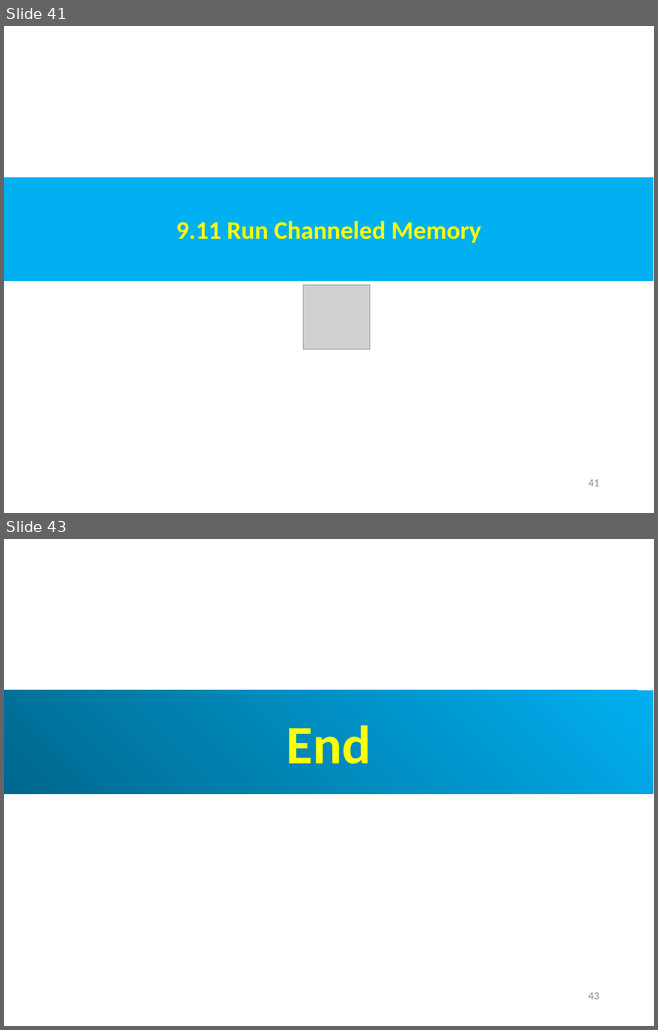
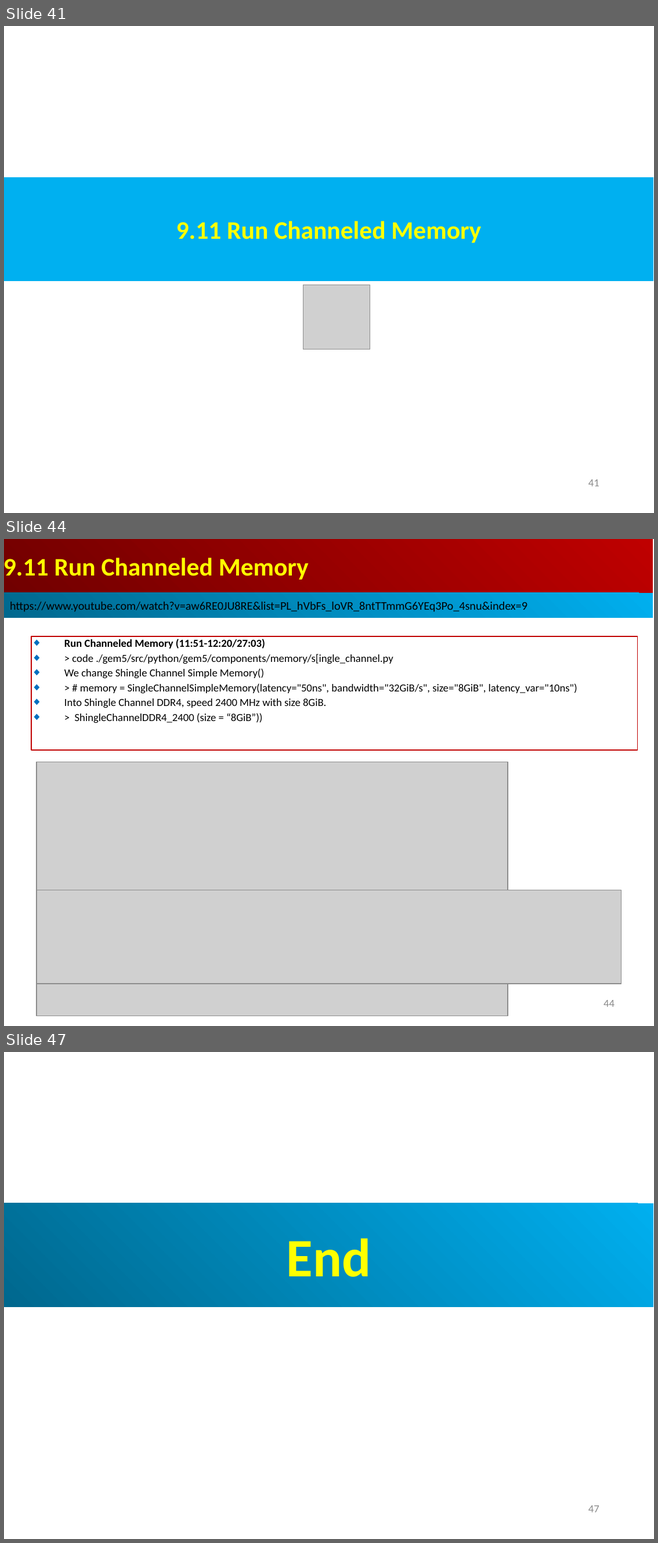
Before and after one commit to peterhchen/AIU_CS850_Gem5_McPAT, a slide deck: 050_Gem5/009.MemMod/000_Video/009.MemMod.ppt. Shown one above the other, each under a label of ours: slides 41 and 43 before the commit, slides 41, 44 and 47 after it; the slides between them are not shown. The pictures are 658x1030 and 658x1543 pixels, drawn with LibreOffice and Linux fonts; fonts in the diff are those of the drawing; grey boxes stand for pictures. Boxes give left, top, right and bottom in pixels: in the first picture for what was removed or moved away, otherwise in the second. Text is boxed around its words. In the diff, an @@ line names an element or a change of style, - is before the commit and + after.

```diff
--- a/050_Gem5/009.MemMod/000_Video/009.MemMod.ppt
+++ b/050_Gem5/009.MemMod/000_Video/009.MemMod.ppt
@@ slide 44 added at (4,539,654,1026), background #FFFFFF @@
@@ rectangle added at (4,539,652,593), fill gradient #BF0000 to #710000, 28 pt, text #FFFF00, bold @@
+9.11 Run Channeled Memory
@@ rectangle added at (4,593,652,618), fill gradient #00AFEF to #00688E, 13 pt, text #000000 @@
+https://www.youtube.com/watch?v=aw6RE0JU8RE&list=PL_hVbFs_loVR_8ntTTmmG6YEq3Po_4snu&index=9
@@ rectangle added at (31,636,637,750), outline #C00000 0.74 pt, 12 pt, text #000000 @@
+◆ Run Channeled Memory (11:51-12:20/27:03)
+◆ > code ./gem5/src/python/gem5/components/memory/s[ingle_channel.py
+◆ We change Shingle Channel Simple Memory()
+◆ > # memory = SingleChannelSimpleMemory(latency="50ns", bandwidth="32GiB/s", size="8GiB", latency_var="10ns")
+◆ Into Shingle Channel DDR4, speed 2400 MHz with size 8GiB.
+◆ > ShingleChannelDDR4_2400 (size = “8GiB”))
@@ picture added at (36,762,507,1016) @@
@@ picture added at (36,890,621,984) @@
@@ page number added at (603,1000,614,1007), 12 pt, text #8B8B8B @@
+44
@@ what was slide 43 is now slide 47 @@
@@ page number at (588,1506,599,1513): text changed @@
-43
+47
```
Also in this commit, not shown: 3 slides changed, 3 other slides added.
